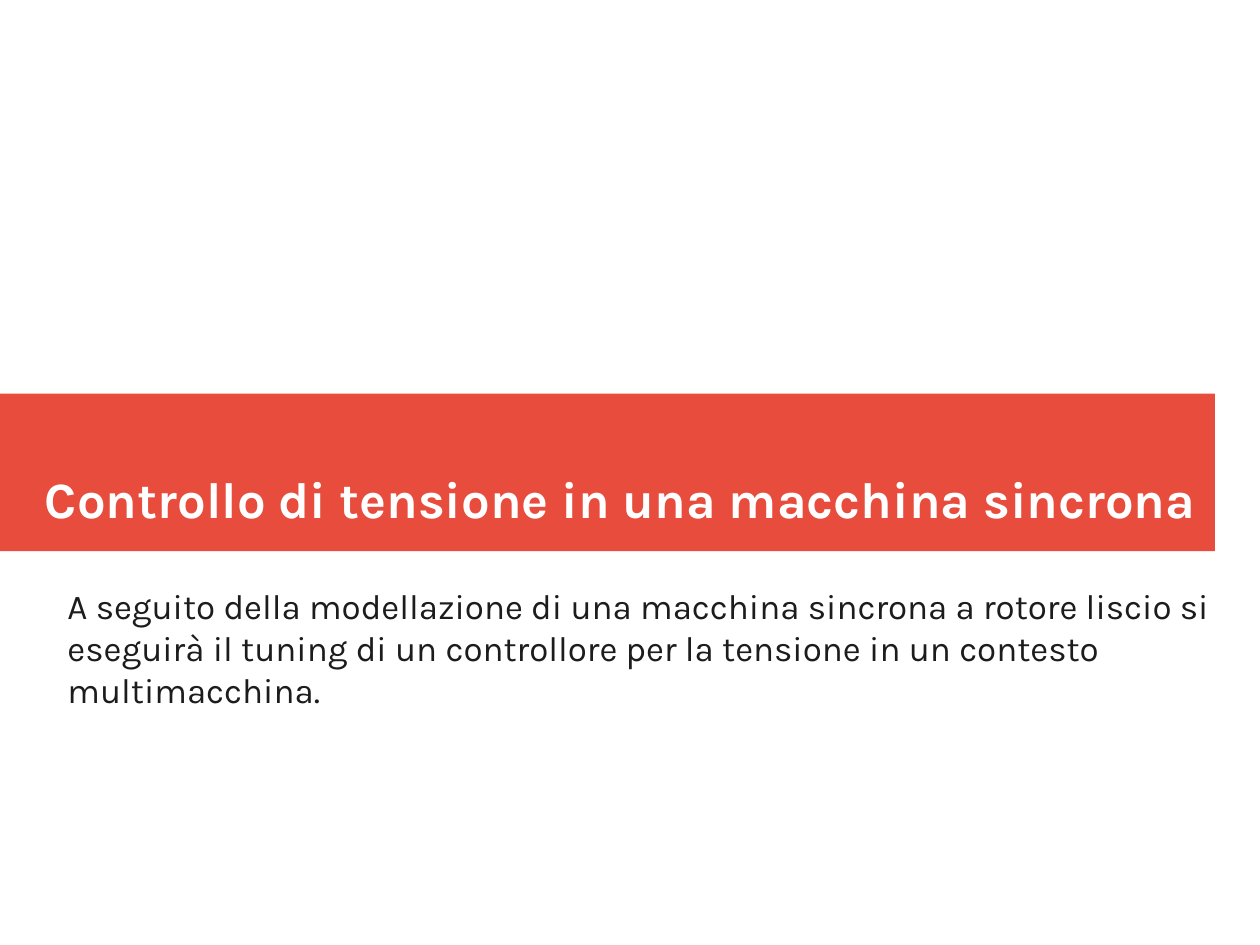
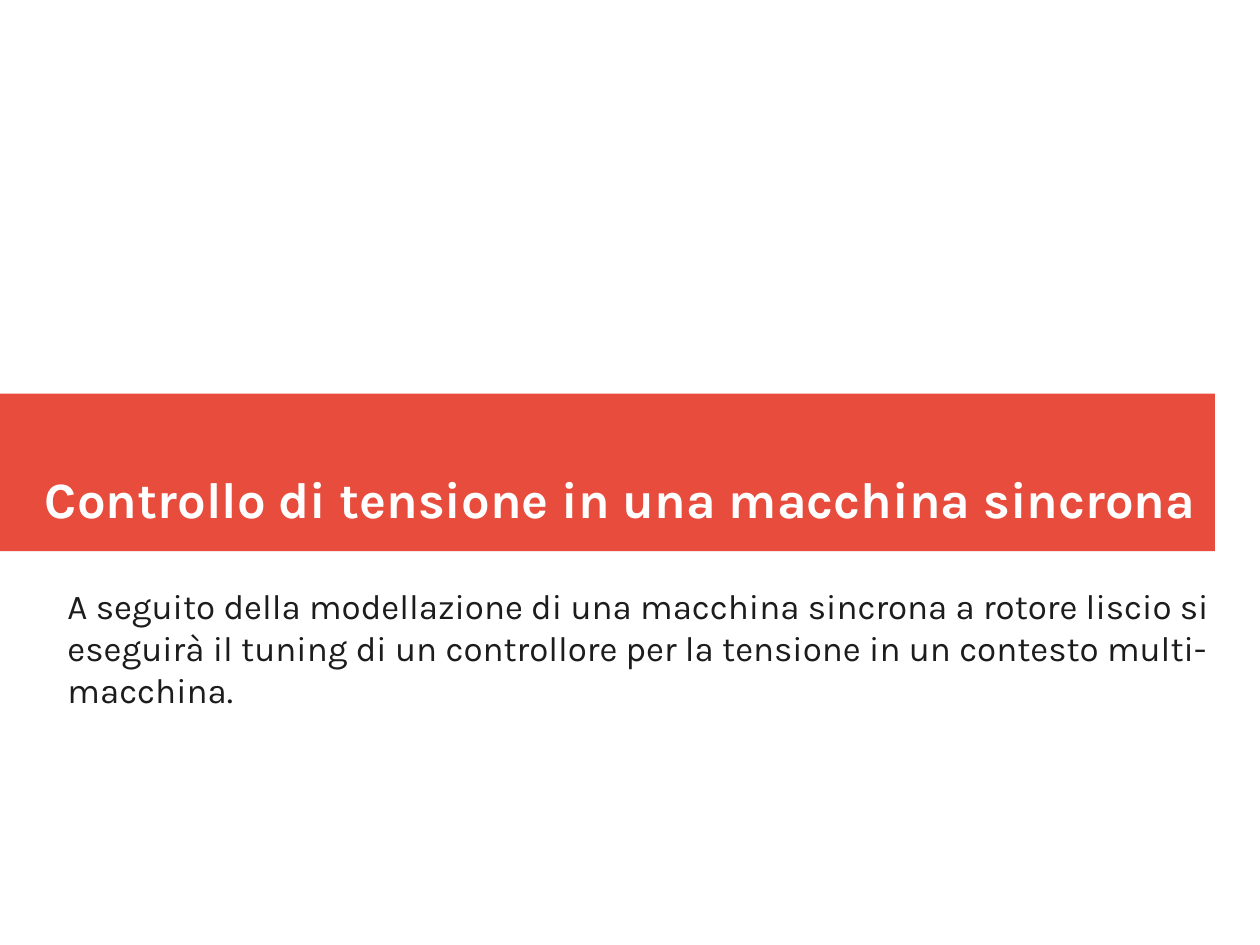
Before and after one commit to LeonardoSalustri/Tesi, a slide deck: slide 1 of Formule_presentazione/Presentazione.odp. Drawn at 1260x945 pixels with LibreOffice and Linux fonts; fonts in the diff are those of the drawing. Boxes give left, top, right and bottom in pixels: in the first picture for what was removed or moved away, otherwise in the second. Text is boxed around its words. In the diff, an @@ line names an element or a change of style, - is before the commit and + after.

```diff
--- a/Formule_presentazione/Presentazione.odp
+++ b/Formule_presentazione/Presentazione.odp
@@ subtitle at <box>67,595,1209,704</box>: text changed @@
-A seguito della modellazione di una macchina sincrona a rotore liscio si eseguirà il tuning di un controllore per la tensione in un contesto multimacchina.
+A seguito della modellazione di una macchina sincrona a rotore liscio si eseguirà il tuning di un controllore per la tensione in un contesto multi-macchina.
```
Also in this commit, not shown: 3 other slides changed, 29 slides added, 50 other files.
